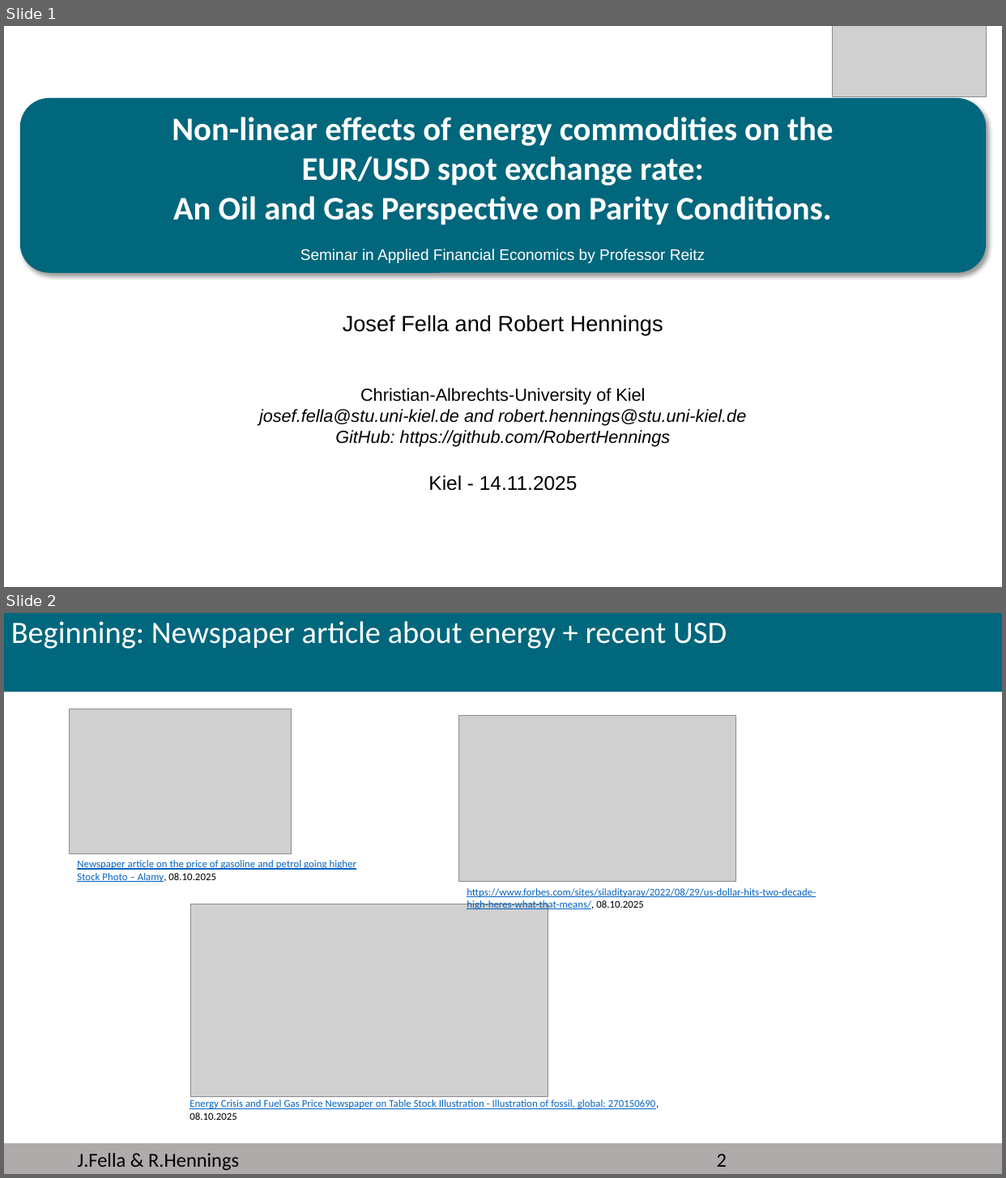
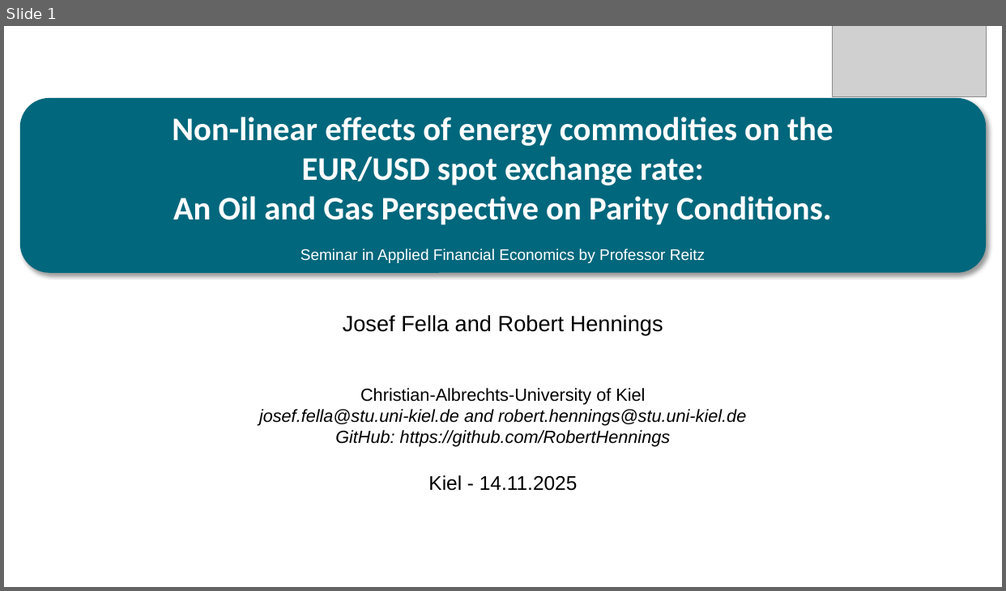
Before and after one commit to RobertHennings/Seminar, a slide deck: reports/presentation_pptx_version/PPTX_WiSo_Template.pptx. Shown one above the other, each under a label of ours: slides 1 and 2 before the commit, slide 1 after it. The pictures are 1006x1178 and 1006x591 pixels, drawn with LibreOffice and Linux fonts; fonts in the diff are those of the drawing; grey boxes stand for pictures; background and template pictures are left out. Boxes give left, top, right and bottom in pixels: in the first picture for what was removed or moved away, otherwise in the second. Text is boxed around its words. In the diff, an @@ line names an element or a change of style, - is before the commit and + after.

```diff
--- a/reports/presentation_pptx_version/PPTX_WiSo_Template.pptx
+++ b/reports/presentation_pptx_version/PPTX_WiSo_Template.pptx
@@ slide 2 removed at <box>4,613,1002,1174</box>, background #FFFFFF @@
@@ title removed at <box>4,613,1002,692</box> @@
-Beginning: Newspaper article about energy + recent USD
@@ picture removed at <box>70,709,292,854</box> @@
@@ picture removed at <box>458,716,735,882</box> @@
@@ text removed at <box>77,860,356,882</box> @@
-Newspaper article on the price of gasoline and petrol going higher Stock Photo – Alamy, 08.10.2025
@@ text removed at <box>467,888,816,911</box> @@
-https://www.forbes.com/sites/siladityaray/2022/08/29/us-dollar-hits-two-decade-high-heres-what-that-means/, 08.10.2025
@@ picture removed at <box>191,905,548,1097</box> @@
@@ text removed at <box>189,1100,658,1120</box> @@
-Energy Crisis and Fuel Gas Price Newspaper on Table Stock Illustration - Illustration of fossil, global: 270150690, 08.10.2025
@@ rectangle removed at <box>4,1144,1002,1174</box> @@
@@ text removed at <box>78,1153,239,1170</box> @@
-J.Fella & R.Hennings
@@ page number removed at <box>717,1154,727,1167</box> @@
-2
```
Also in this commit, not shown: 3 slides changed, 1 slide added, 1 other slide removed.
